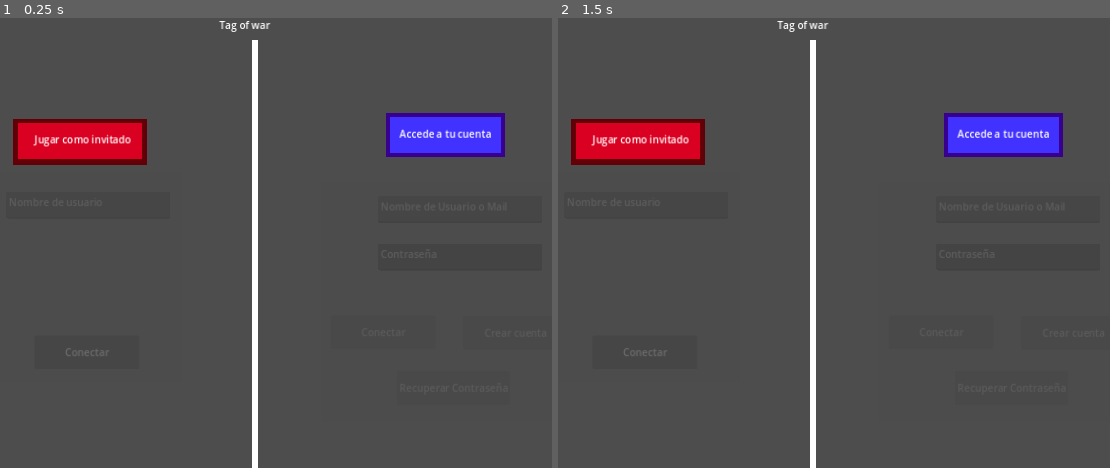
Above: before the commit, frames 1-2 (left to right).
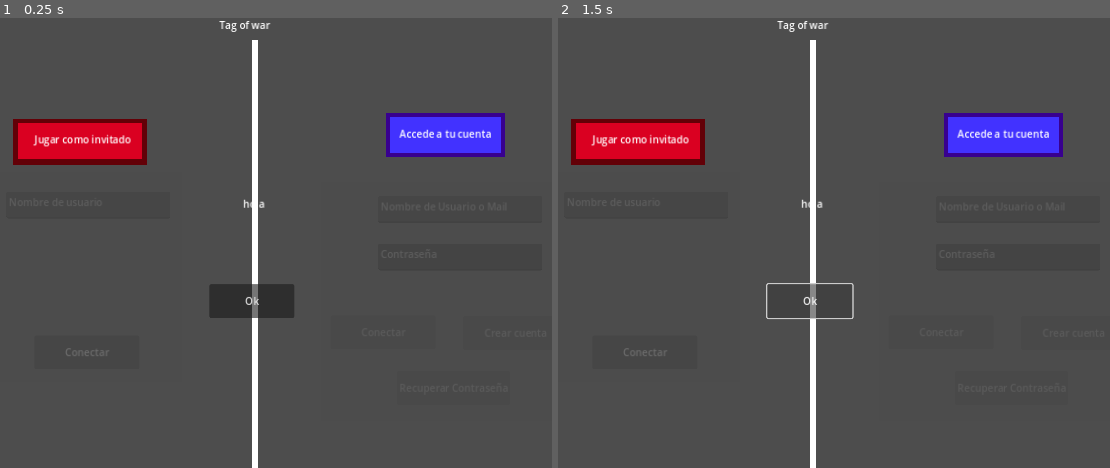
Above: after the commit, the same moments.

Repository: codemonsters/tag-of-war
Game: Godot game, scene res://main.tscn
The game is run twice, just before and just after one commit, with the same random seed, the same clock (stepped at 60 frames per second) and the same inputs.
Inputs (mouse positions are in pixels of both pictures, inside the frame that each line leads up to):
- Up to frame 1 (0.25 s): no input
- Up to frame 2 (1.5 s): click (646, 351) at 0.5 s, where only the run before the commit has a clickable "Conectar"; click (811, 301) at 1.25 s, where only the run after the commit has a clickable "Ok"

The runs differ from the first frame. In frame 1, 1.2% of the frame differs, in the area x 38-54%, y 40-67%; in frame 2, 0.3%.

Commit message:
Añadido model window

Diff:
--- a/cliente/src/main.gd
+++ b/cliente/src/main.gd
@@ -3,15 +3,23 @@
 # Escena que está cargada siempre, independientemente de si el jugador está en el menú o jugando
 # El script instancia en current_screen la pantalla en la uqe está el juego en cada momento
 
-var menu_scene = preload("res://menu/main.tscn")
+var menu_scene = preload("res://screens/menu/main.tscn")
 var modal_window = preload("res://modal_window.tscn")
 
 func _ready() -> void:
 	change_screen(menu_scene)
-
+	show_modal_window("hola")
 
 func change_screen(scene):
 	remove_child(get_node("res:/current_screen"))
 	var s = scene.instantiate()
 	s.name = "current_screen"
 	add_child(s)
+
+
+func show_modal_window(text):
+	var m = modal_window.instantiate()
+	m.name = "modal_window"
+	m.get_child(0).text = text
+	get_tree().paused = true
+	add_child(m)
--- a/cliente/src/modal_window.tscn
+++ b/cliente/src/modal_window.tscn
@@ -1,6 +1,7 @@
 [gd_scene format=3 uid="uid://devtjakyp0866"]
 
 [node name="ModalWindow" type="Node2D"]
+process_mode = 3
 
 [node name="Label" type="Label" parent="."]
 offset_left = 573.0
@@ -9,8 +10,8 @@
 offset_bottom = 390.0
 
 [node name="Button" type="Button" parent="."]
-offset_left = 597.0
+offset_left = 519.0
 offset_top = 426.0
-offset_right = 733.0
+offset_right = 655.0
 offset_bottom = 480.0
 text = "Ok"
--- /dev/null
+++ b/cliente/src/screens/menu/crear_cuenta.tscn
@@ -0,0 +1,3 @@
+[gd_scene format=3 uid="uid://dukyjhxsa6mfk"]
+
+[node name="CrearCuenta" type="Node2D"]
--- /dev/null
+++ b/cliente/src/screens/menu/crear_partida.tscn
@@ -0,0 +1,3 @@
+[gd_scene format=3 uid="uid://cd1ienh00m8u5"]
+
+[node name="CrearPartida" type="Node2D"]
--- /dev/null
+++ b/cliente/src/screens/menu/identificacion.tscn
@@ -0,0 +1,75 @@
+[gd_scene format=3 uid="uid://cew6jim4mhivg"]
+
+[node name="Node2D" type="Node2D"]
+
+[node name="LineaVertical" type="Line2D" parent="."]
+points = PackedVector2Array(637, 36, 637, 720)
+
+[node name="LblJugarComoInvitado" type="Label" parent="."]
+offset_top = 183.0
+offset_right = 634.0
+offset_bottom = 246.0
+text = "Jugar como invitado"
+horizontal_alignment = 1
+
+[node name="LblAccesoCuenta" type="Label" parent="."]
+offset_left = 642.0
+offset_top = 174.0
+offset_right = 1152.0
+offset_bottom = 237.0
+text = "Accede a tu cuenta"
+horizontal_alignment = 1
+
+[node name="TxtUsuarioInvitado" type="TextEdit" parent="."]
+offset_left = 194.0
+offset_top = 278.0
+offset_right = 457.0
+offset_bottom = 321.0
+placeholder_text = "Nombre de usuario"
+
+[node name="BtnConectarInvitado" type="Button" parent="."]
+offset_left = 239.0
+offset_top = 508.0
+offset_right = 407.0
+offset_bottom = 562.0
+text = "Conectar"
+
+[node name="TxtContraseña" type="TextEdit" parent="."]
+offset_left = 789.0
+offset_top = 361.0
+offset_right = 1052.0
+offset_bottom = 404.0
+placeholder_text = "Contraseña"
+editable = false
+
+[node name="TxtUsuarioCuenta" type="TextEdit" parent="."]
+offset_left = 789.0
+offset_top = 285.0
+offset_right = 1052.0
+offset_bottom = 328.0
+placeholder_text = "Nombre de Usuario o Mail"
+editable = false
+
+[node name="BtnCrearCuenta" type="Button" parent="."]
+offset_left = 925.0
+offset_top = 477.0
+offset_right = 1093.0
+offset_bottom = 531.0
+disabled = true
+text = "Crear cuenta"
+
+[node name="BtnConectarCuenta" type="Button" parent="."]
+offset_left = 713.0
+offset_top = 476.0
+offset_right = 881.0
+offset_bottom = 530.0
+disabled = true
+text = "Conectar"
+
+[node name="BtnContraseña" type="Button" parent="."]
+offset_left = 819.0
+offset_top = 565.0
+offset_right = 987.0
+offset_bottom = 619.0
+disabled = true
+text = "Recuperar Contraseña"
--- a/cliente/src/menu/identification.tscn
+++ b/cliente/src/screens/menu/identification.tscn
@@ -1,6 +1,6 @@
 [gd_scene load_steps=2 format=3 uid="uid://drgbmgqnsdkfr"]
 
-[ext_resource type="Script" path="res://menu/identification.gd" id="1_6yiyv"]
+[ext_resource type="Script" path="res://screens/menu/identification.gd" id="1_6yiyv"]
 
 [node name="Node2D" type="Node2D"]
 script = ExtResource("1_6yiyv")
--- a/cliente/src/menu/lista_servidores.tscn
+++ b/cliente/src/screens/menu/lista_servidores.tscn
@@ -1,6 +1,6 @@
 [gd_scene load_steps=2 format=3 uid="uid://chqkxfbrrqsbe"]
 
-[ext_resource type="Script" path="res://menu/test.gd" id="1_i5i8h"]
+[ext_resource type="Script" path="res://screens/menu/test.gd" id="1_i5i8h"]
 
 [node name="Principal" type="Control"]
 layout_mode = 3
--- a/cliente/src/menu/main.gd
+++ b/cliente/src/screens/menu/main.gd
@@ -1,6 +1,6 @@
 extends Node2D
 
-var identification = preload("res://menu/identification.tscn")
+var identification = preload("res://screens/menu/identification.tscn")
 
 
 # Called when the node enters the scene tree for the first time.
--- a/cliente/src/menu/main.tscn
+++ b/cliente/src/screens/menu/main.tscn
@@ -1,6 +1,6 @@
 [gd_scene load_steps=2 format=3 uid="uid://bptw6rrwn2th3"]
 
-[ext_resource type="Script" path="res://menu/main.gd" id="1_581rb"]
+[ext_resource type="Script" path="res://screens/menu/main.gd" id="1_581rb"]
 
 [node name="Main" type="Node2D"]
 script = ExtResource("1_581rb")
Renamed: cliente/src/menu/create_account.tscn -> cliente/src/screens/menu/create_account.tscn
Renamed: cliente/src/menu/create_game.tscn -> cliente/src/screens/menu/create_game.tscn
Renamed: cliente/src/menu/identification.gd -> cliente/src/screens/menu/identification.gd
Renamed: cliente/src/menu/recuperar_contraseña.tscn -> cliente/src/screens/menu/recuperar_contraseña.tscn
Renamed: cliente/src/menu/sala_espera.tscn -> cliente/src/screens/menu/sala_espera.tscn
Renamed: cliente/src/menu/test.gd -> cliente/src/screens/menu/test.gd
Renamed: cliente/src/partida/main.tscn -> cliente/src/screens/partida/main.tscn
Not shown, added: cliente/src/mai1FAD.tmp
